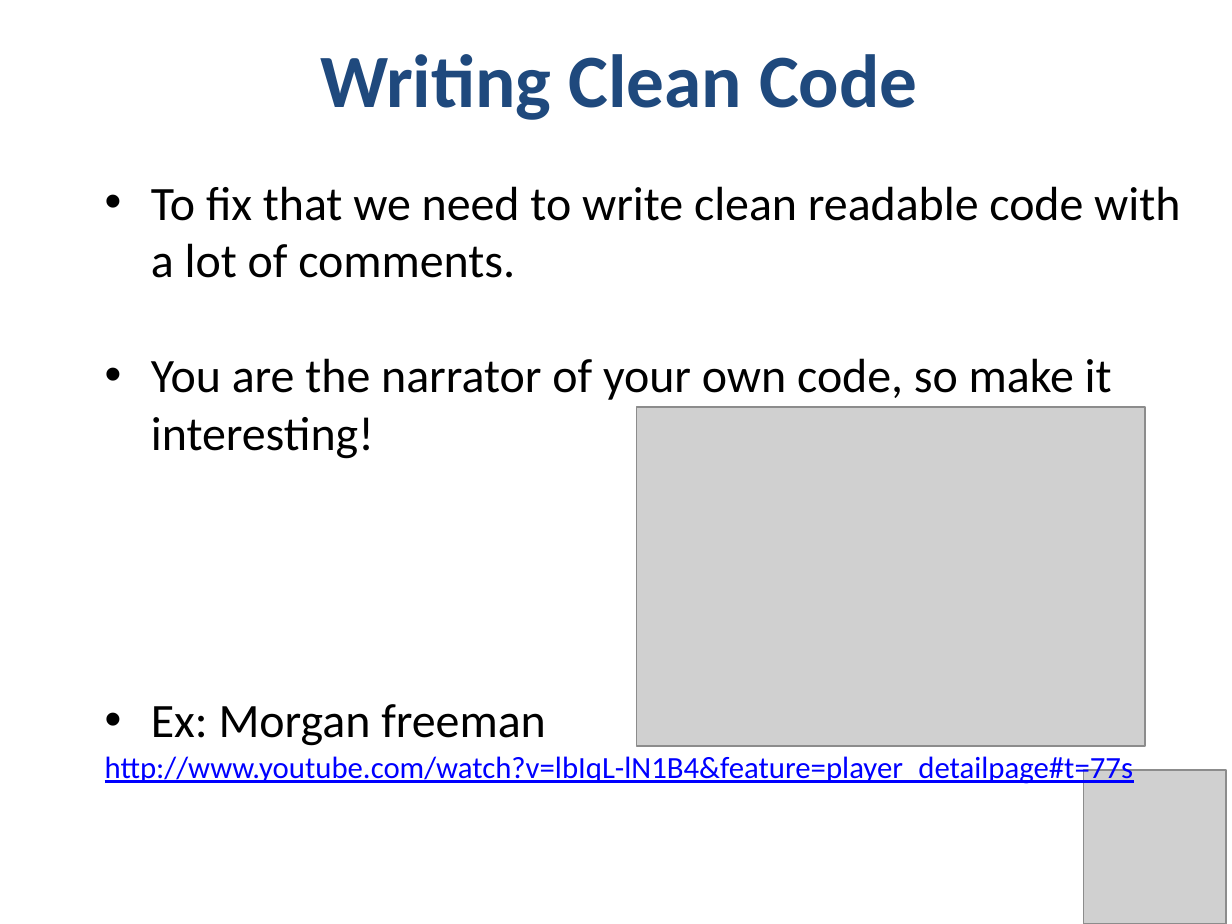
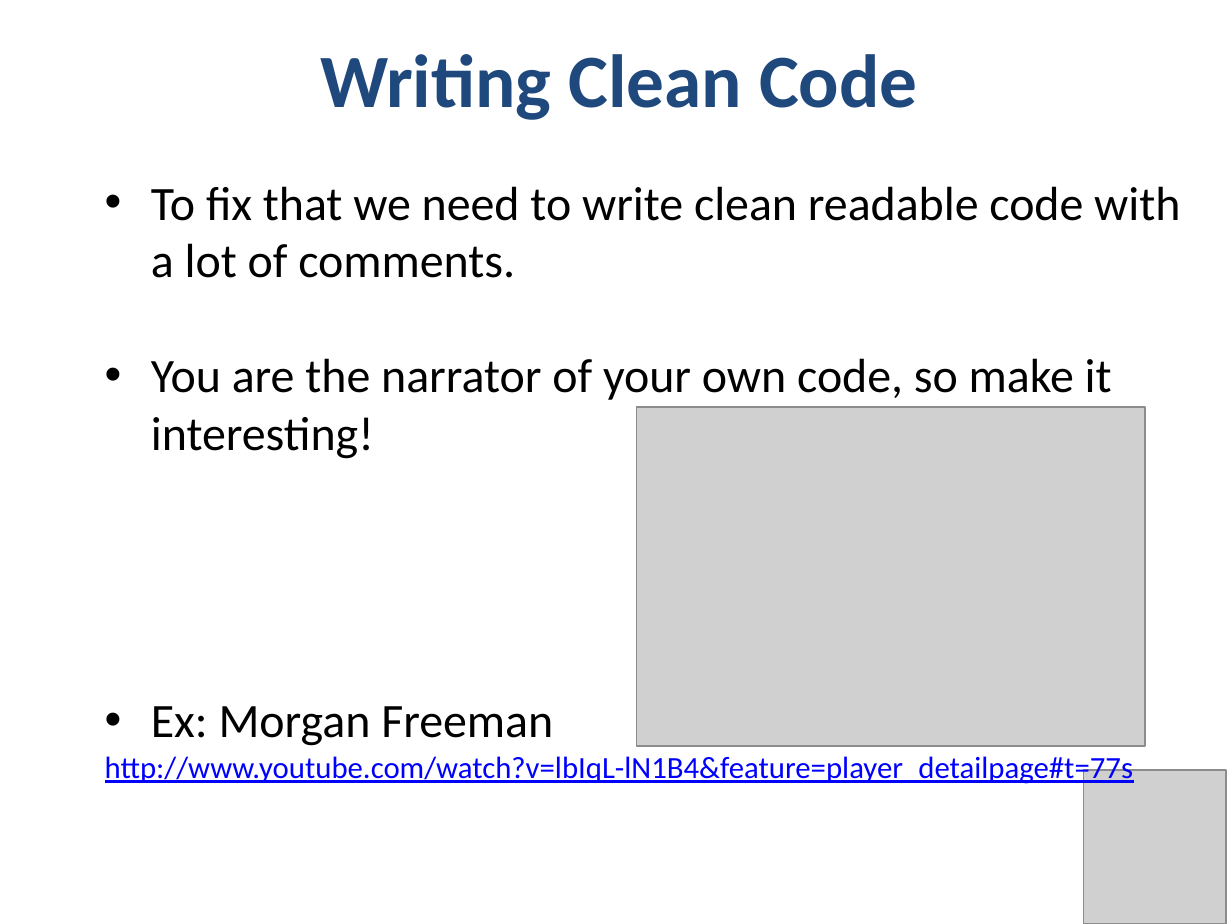
Before and after one commit to phonedude/cs532-s17, a slide deck: slide 52 of slides/week-02-python.pptx. Drawn at 1232x924 pixels with LibreOffice and Linux fonts; fonts in the diff are those of the drawing; grey boxes stand for pictures. Boxes give left, top, right and bottom in pixels: in the first picture for what was removed or moved away, otherwise in the second. Text is boxed around its words. In the diff, an @@ line names an element or a change of style, - is before the commit and + after.

```diff
--- a/slides/week-02-python.pptx
+++ b/slides/week-02-python.pptx
@@ text at (151, 706, 553, 746): text changed @@
-• Ex: Morgan freeman
+• Ex: Morgan Freeman
```
Also in this commit, not shown: 15 other slides changed, 1 other file.
